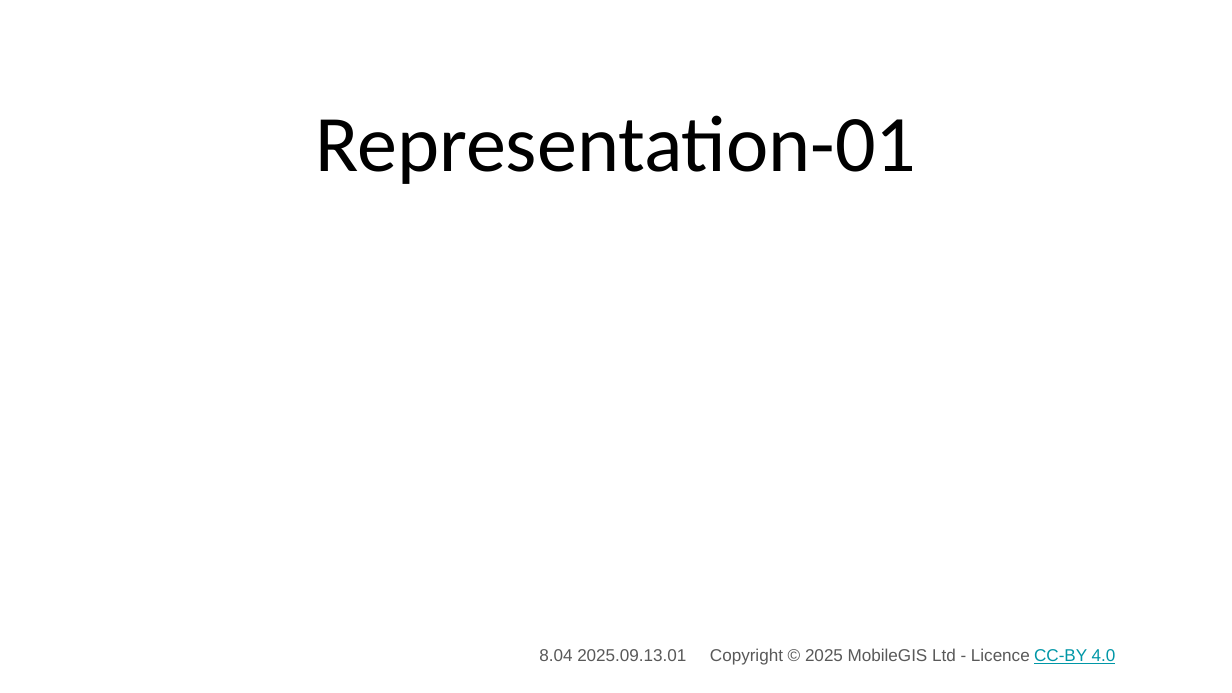
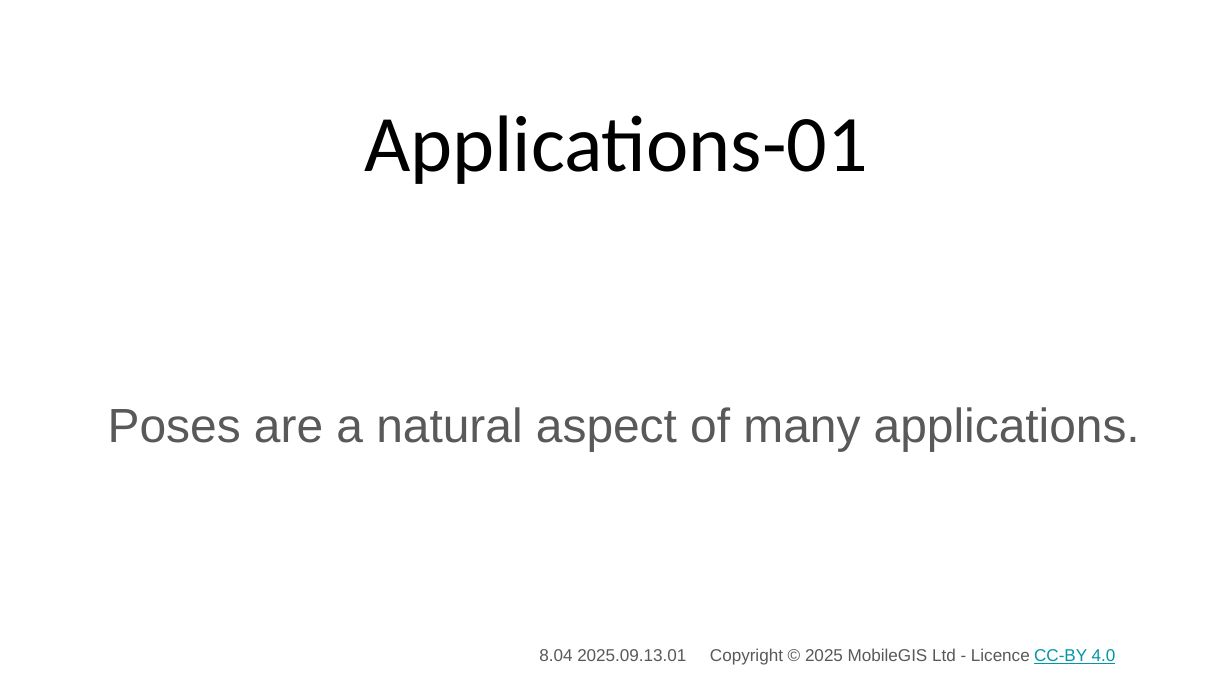
Before and after one commit to 3DXScape/PoseBits, a slide deck: slide 3 of Slides/Applications/Pose_Applications_01.pptx. Drawn at 1232x693 pixels with LibreOffice and Linux fonts; fonts in the diff are those of the drawing; background and template pictures are left out. Boxes give left, top, right and bottom in pixels: in the first picture for what was removed or moved away, otherwise in the second. Text is boxed around its words. In the diff, an @@ line names an element or a change of style, - is before the commit and + after.

```diff
--- a/Slides/Applications/Pose_Applications_01.pptx
+++ b/Slides/Applications/Pose_Applications_01.pptx
@@ title at [364, 115, 868, 184]: text changed @@
-Representation-01
+Applications-01
@@ subtitle added at [108, 407, 1140, 451], 28 pt, text #595959 @@
+Poses are a natural aspect of many applications.
```
Also in this commit, not shown: 15 other slides changed, 6 other files.
